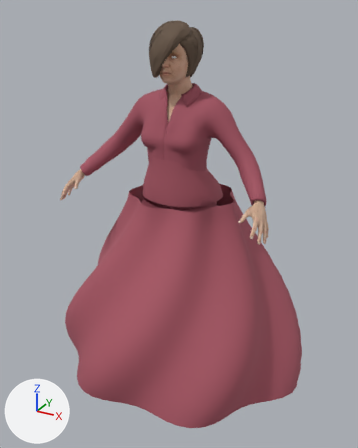
Renders of the glTF model characters/npcs/british/colonel_woman.glb from each side of a commit.
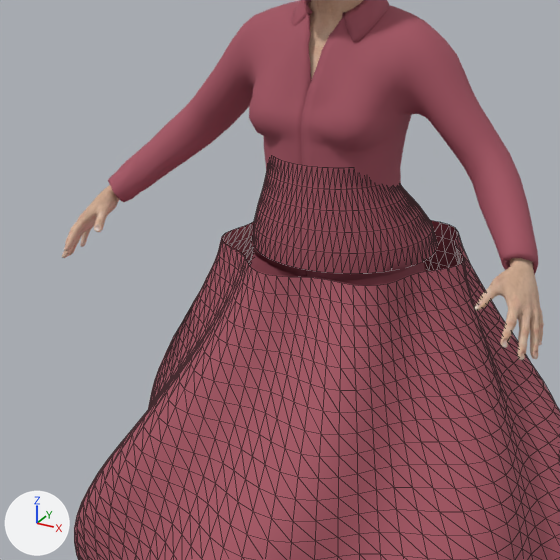
Old and new are each drawn whole from a 50 mm camera at (1.002, -1.856, 1.655) aimed at (-0.004, -0.025, 0.74) and again close up on the part from 9% to 77% of the width and 20% to 74% of the height. The lights are fixed; the arrows at lower left show +X, +Y and +Z. The last two pictures show the newer version. The close-ups show mesh edges as thin lines. Vertices at exactly the same position are counted once.

Names of what the first close-up shows: 'Companion fitted waist transition', 'Companion gathered skirt', 'Companion_MPFB_body_export_cutout', 'Companion_fitted_cloth_base_export_cutout'.
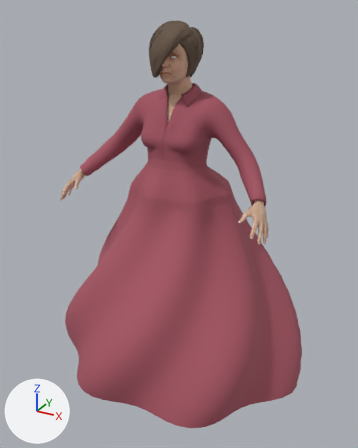
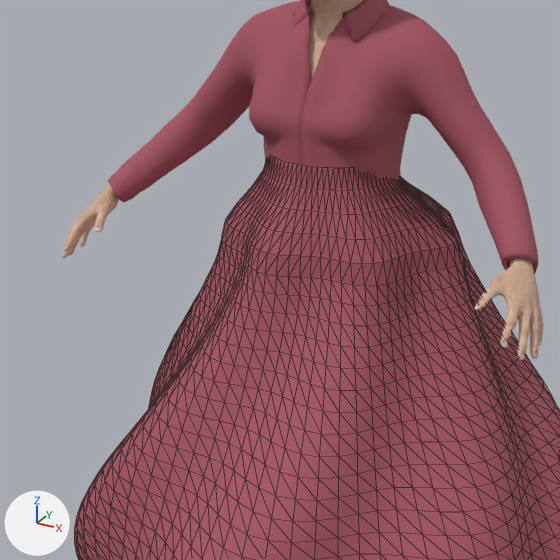
Location of each change, (x1, y1, x2, y2) in pixels of the close-ups (560 x 560 px):
```json
{"object": "Companion fitted waist transition", "change": "reshaped", "before": [253, 158, 438, 273], "after": [222, 158, 464, 286], "on screen": "31% wider, 11% taller"}
```

Scene script edits in JSON lines:
```json
{"block": "me_companion_fitted_waist_transition_mesh", "where": "# used by ob_companion_fitted_waist_transition; location = (0.0, 0.0, 0.0)"}
{"op": "remove", "block": "me_companion_fitted_waist_transition_mesh", "code": "me_companion_fitted_waist_transition_mesh.from_pydata(...)  # 432 vertices, 720 faces; spans x -0.183..0.183, y -0.168..0.168, z 0.884..1.079"}
{"op": "add", "block": "me_companion_fitted_waist_transition_mesh", "code": "me_companion_fitted_waist_transition_mesh.from_pydata(...)  # 432 vertices, 720 faces; spans x -0.229..0.247, y -0.223..0.223, z 0.884..1.079"}
{"block": "me_companion_fitted_waist_transition_mesh", "change": "me_companion_fitted_waist_transition_mesh part 1: 360 of 432 vertices moved; they spanned x -0.183..0.183, y -0.168..0.168, z 0.884..1.04 and now span x -0.229..0.247, y -0.223..0.223, z 0.884..1.04; mean shift (0.0, 0.0, 0.0); largest move (0.183, 0.0, 0.884) -> (0.247, 0.0, 0.884)"}
```
